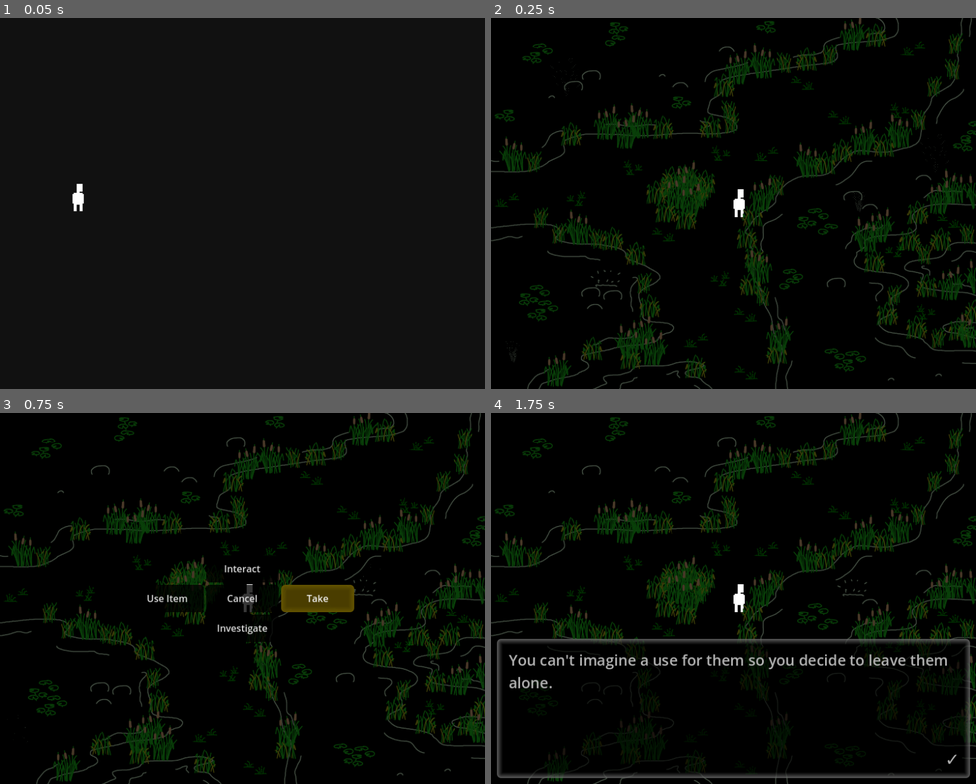
Above: before the commit, frames 1-4 (two rows, left to right).
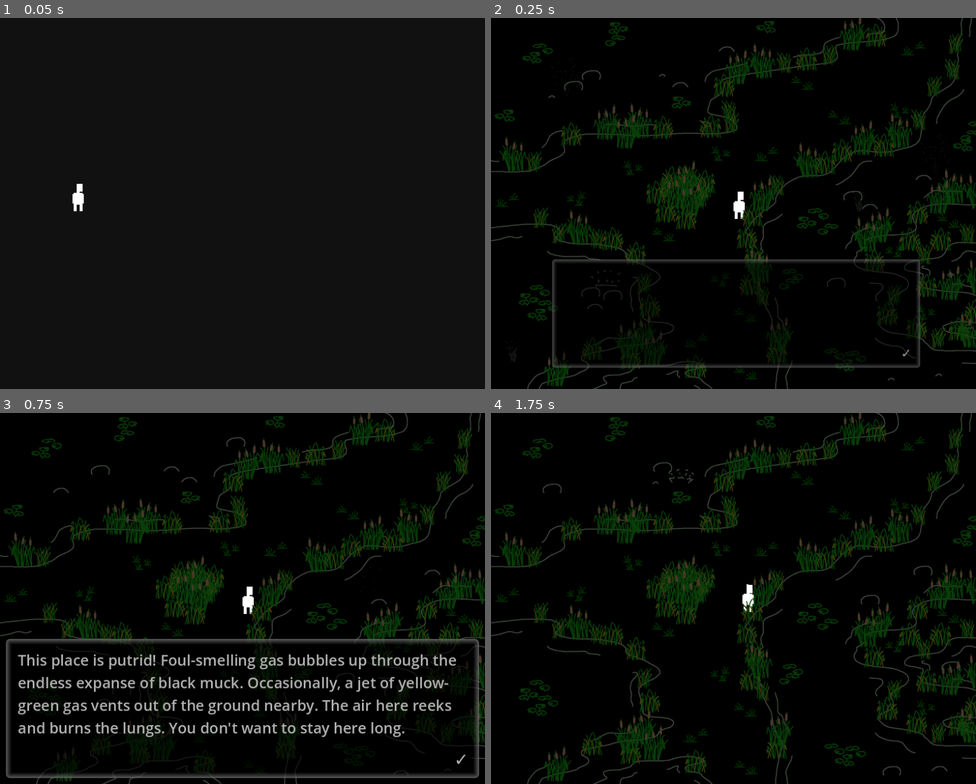
Above: after the commit, the same moments.

Repository: jschnurer/isle-of-lost-souls-godot
Game: Godot game, scene res://src/scenes/splash/splash_screens.tscn
The game is run twice, just before and just after one commit, with the same random seed, the same clock (stepped at 60 frames per second) and the same inputs.
Inputs:
- Up to frame 1 (0.05 s): no input
- Up to frame 2 (0.25 s): no input
- Up to frame 3 (0.75 s): tap Enter (ui_accept) at 0.5 s; hold Right (ui_right) from 0.53 s (still down)
- Up to frame 4 (1.75 s): tap Enter (ui_accept) at 0.77, 1.52 s; release Right (ui_right) at 1.28 s; hold Down (ui_down) from 1.28 s (still down)

Frame 1 is identical in both runs. In frame 2, 3.2% of the frame differs, in the area x 12-89%, y 46-95%; in frame 3, 13%, in the area x 1-99%, y 20-99%; in frame 4, 8.2%.

Commit message:
added entry msg to bubbling muck

Diff:
--- a/src/scenes/objects/swamp_bubble/swamp_bubble.tscn
+++ b/src/scenes/objects/swamp_bubble/swamp_bubble.tscn
@@ -79,6 +79,7 @@
 }
 
 [node name="SwampBubble" type="Sprite2D"]
+process_mode = 3
 texture_filter = 1
 texture = ExtResource("1_uriv6")
 offset = Vector2(0, -13)
--- /dev/null
+++ b/src/scenes/swamp/bubbling_muck/bubbling_muck.gd
@@ -0,0 +1,4 @@
+extends Node2D
+
+func _ready():
+	Utility.msg("Swamp.Bubbling_Muck.On_Enter")
--- a/src/scenes/swamp/bubbling_muck/bubbling_muck.tscn
+++ b/src/scenes/swamp/bubbling_muck/bubbling_muck.tscn
@@ -1,6 +1,7 @@
-[gd_scene load_steps=16 format=3 uid="uid://jdnhdavcxdg"]
+[gd_scene load_steps=17 format=3 uid="uid://jdnhdavcxdg"]
 
 [ext_resource type="PackedScene" uid="uid://bvkkaqn8jtrg4" path="res://src/scenes/SceneBG.tscn" id="1_jef77"]
+[ext_resource type="Script" path="res://src/scenes/swamp/bubbling_muck/bubbling_muck.gd" id="1_y5vkp"]
 [ext_resource type="Texture2D" uid="uid://hngubpyohjij" path="res://art/backgrounds/swamp/Bubbling Muck.png" id="2_ix5i8"]
 [ext_resource type="Texture2D" uid="uid://8rtoysjiptfc" path="res://art/backgrounds/swamp/Bubbling Muck Collision.png" id="3_4vuao"]
 [ext_resource type="AudioStream" uid="uid://buk1w58pspprj" path="res://audio/bgm/bubbling-swamp-loop.ogg" id="4_2or7e"]
@@ -20,6 +21,7 @@
 
 [node name="BubblingMuck" type="Node2D"]
 y_sort_enabled = true
+script = ExtResource("1_y5vkp")
 metadata/_edit_lock_ = true
 
 [node name="SceneBG" parent="." instance=ExtResource("1_jef77")]
--- a/src/text/game_script.json
+++ b/src/text/game_script.json
@@ -189,6 +189,9 @@
 			"Water_Look": "It's a large pool of reeking standing water. It would almost be more of a lake--that is, if it was any deeper than a couple feet. The water has a film of algae across its surface. Strange, white plants that look like large puffballs grow sparsely on the surface of the pool.",
 			"Puffball_Near_Shore": "One of the weird puffball things is growing in the water near the shore here.",
 			"Puffball_Look": "It's is an off-white color like bone and about a foot in diameter. The surface isn't smooth, but i …(196 unchanged characters)…
+		},
+		"Bubbling_Muck": {
+			"On_Enter": "This place is putrid! Foul-smelling gas bubbles up through the endless expanse of black muck. Occasionally, a jet of yellow-green gas vents out of the ground nearby. The air here reeks and burns the lungs. You don't want to stay here long."
 		}
 	},
 	"Game_Overs": {
